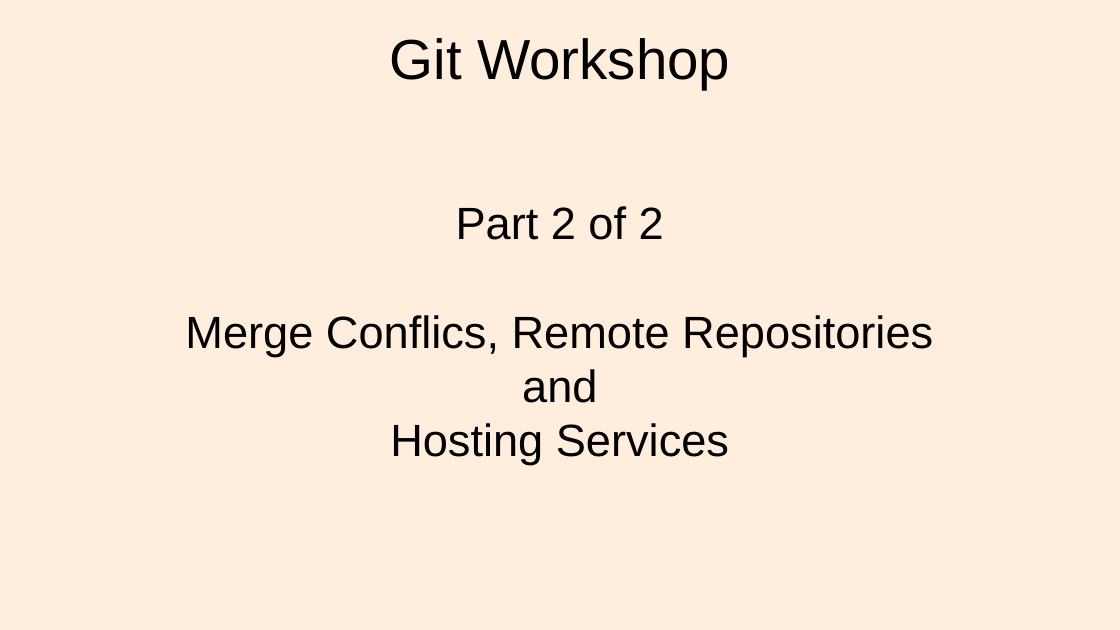
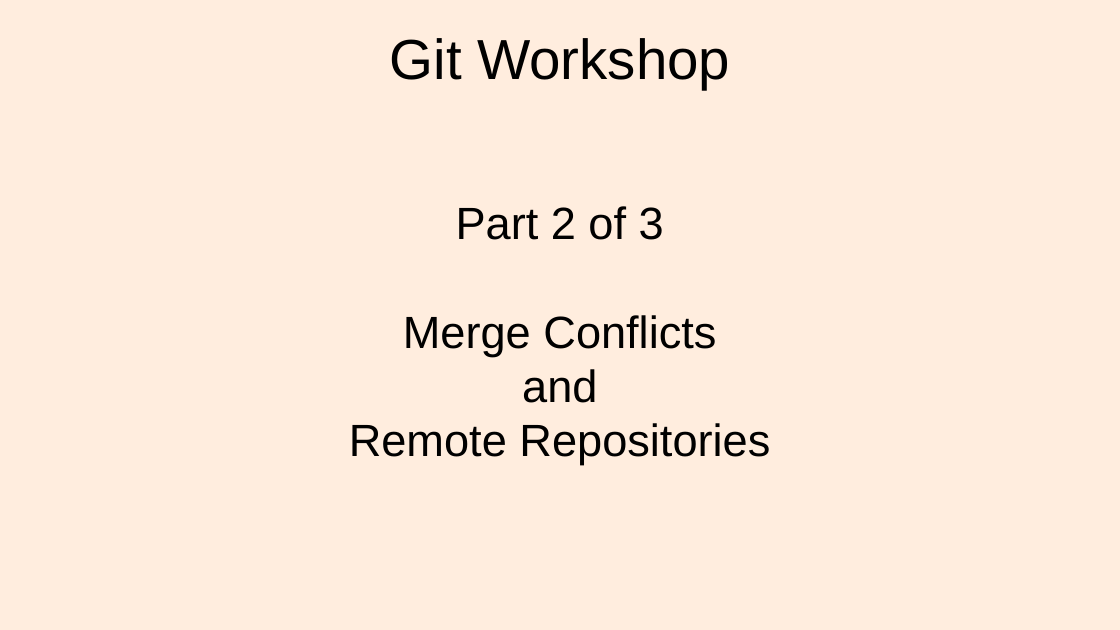
Before and after one commit to lacounty-isab/workshops, a slide deck: slide 1 of git/GitWorkshop2.odp. Drawn at 1120x630 pixels with LibreOffice and Linux fonts; fonts in the diff are those of the drawing. Boxes give left, top, right and bottom in pixels: in the first picture for what was removed or moved away, otherwise in the second. Text is boxed around its words. In the diff, an @@ line names an element or a change of style, - is before the commit and + after.

Commit message:
Finished Part 2.

```diff
--- a/git/GitWorkshop2.odp
+++ b/git/GitWorkshop2.odp
@@ subtitle at [403,206,716,356]: text changed @@
-Part 2 of 2
-Merge Conflics, Remote Repositories
+Part 2 of 3
+Merge Conflicts
@@ subtitle at [349,423,770,465]: text changed @@
-Hosting Services
+Remote Repositories
```
Also in this commit, not shown: 3 other slides changed, 4 slides added, 7 other files.
